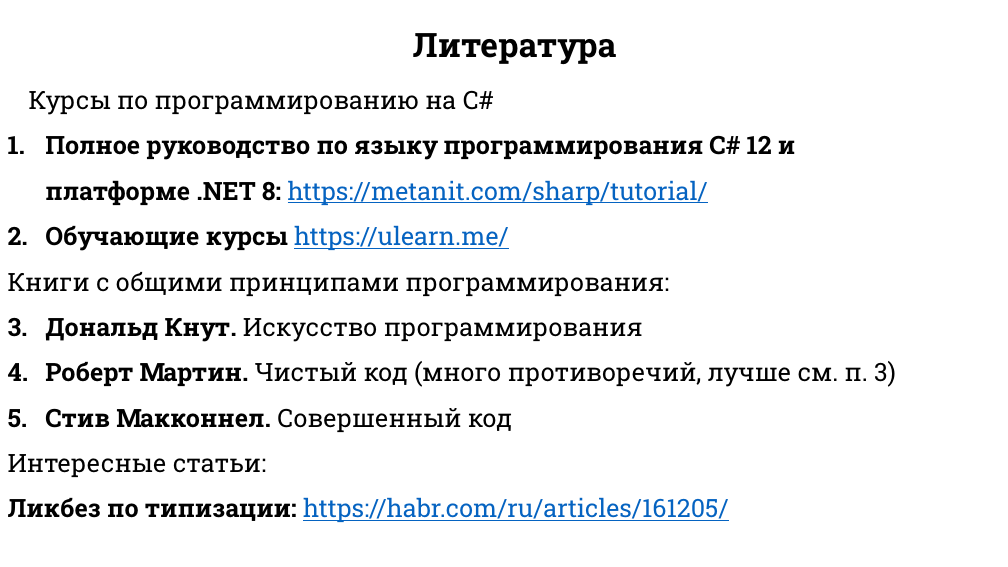
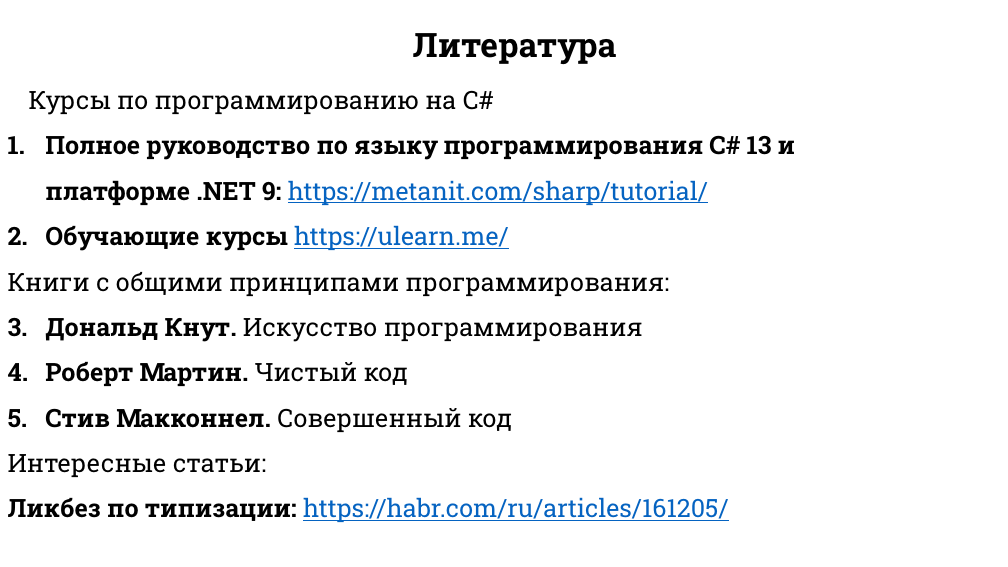
Before and after one commit to DaniilKlyukin/ITiP-1, a slide deck: slide 4 of Лекции/ИТиП лек 1 (лр 1).pptx. Drawn at 1008x567 pixels with LibreOffice and Linux fonts; fonts in the diff are those of the drawing. Boxes give left, top, right and bottom in pixels: in the first picture for what was removed or moved away, otherwise in the second. Text is boxed around its words. In the diff, an @@ line names an element or a change of style, - is before the commit and + after.

```diff
--- a/Лекции/ИТиП лек 1 (лр 1).pptx
+++ b/Лекции/ИТиП лек 1 (лр 1).pptx
@@ text at (45,135,795,205): text changed @@
-1. Полное руководство по языку программирования С# 12 и платформе .NET 8: https://metanit.com/sharp/tutorial/
+1. Полное руководство по языку программирования С# 13 и платформе .NET 9: https://metanit.com/sharp/tutorial/
@@ text at (45,362,408,386): text changed; bold on @@
-2. Роберт Мартин. Чистый код (много противоречий, лучше см. п. 3)
+2. Роберт Мартин. Чистый код
```
